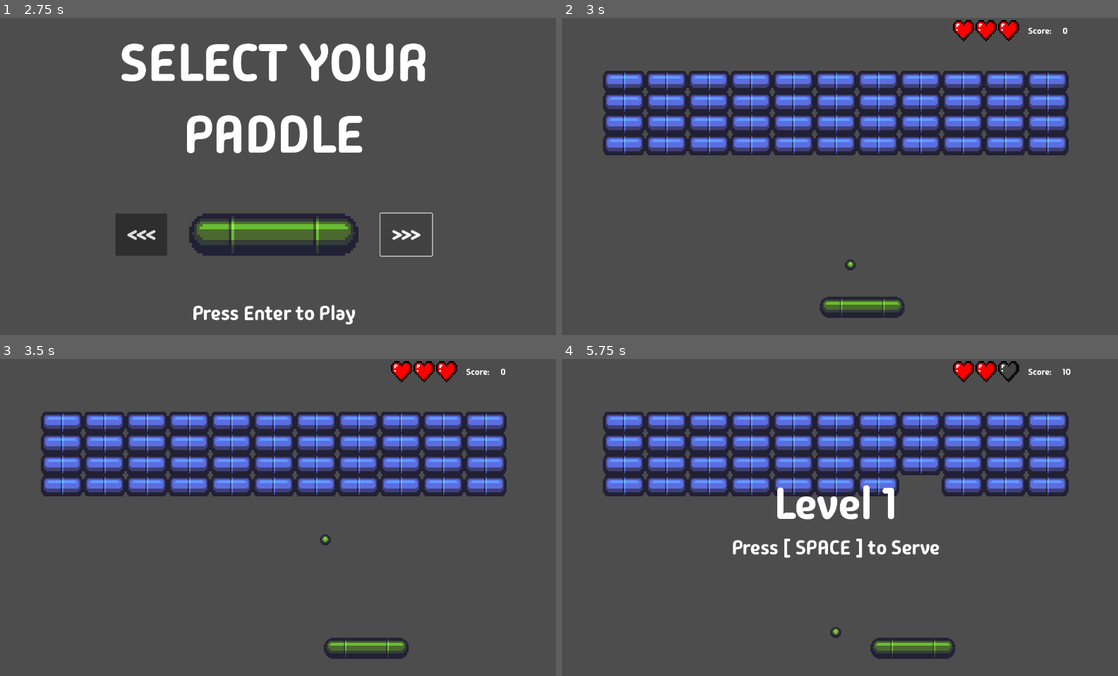
Above: before the commit, frames 1-4 (two rows, left to right).
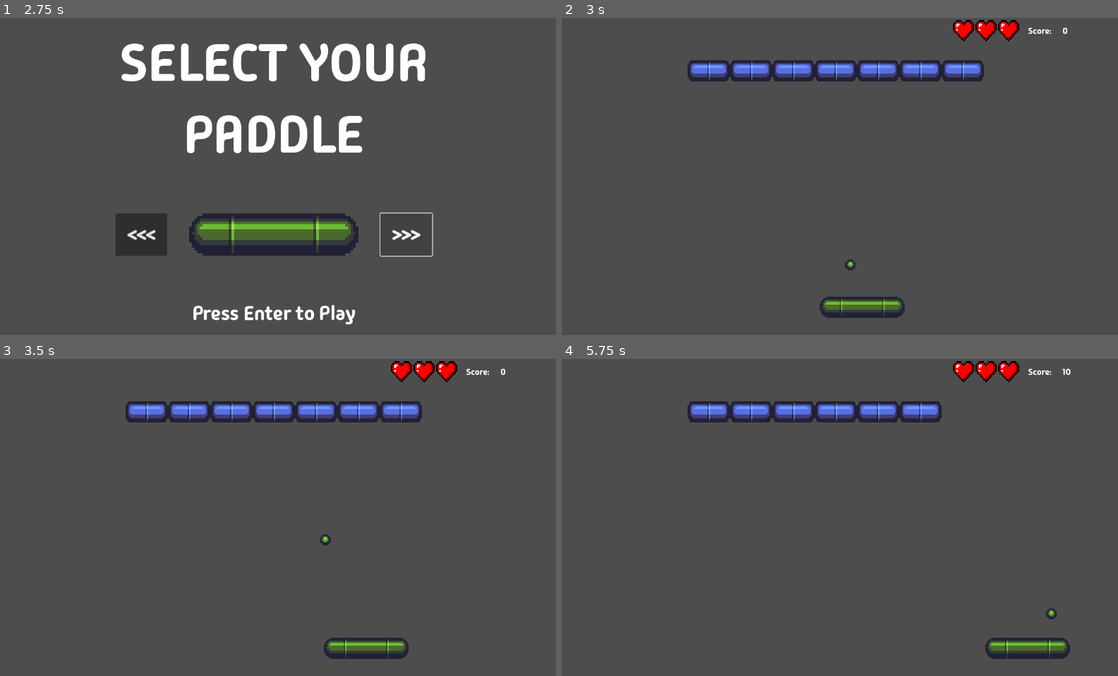
Above: after the commit, the same moments.

Repository: lazaromenezes/edx-games50
Game: Godot game, scene res://scenes/title_screen/title_screen.tscn
Two runs of this game, one before a commit and one after it. Both use one fixed random seed, a clock stepped at 60 frames per second and the inputs below.
Inputs:
- Up to frame 1 (2.75 s): click "START" at 0.5 s; click "<<<" at 1.25 s; click ">>>" at 2 s
- Up to frame 2 (3 s): tap Enter (ui_accept) at 2.75 s; hold Right (move_right) from 2.78 s (still down); hold Space (serve) from 2.78 s (still down)
- Up to frame 3 (3.5 s): keep holding Right (move_right); keep holding Space (serve); tap Enter (ui_accept) at 3.02 s
- Up to frame 4 (5.75 s): release Right (move_right) at 3.53 s; release Space (serve) at 3.53 s; hold Left (move_left) 3.53-4.28 s; tap Space (serve) at 3.6, 5.1 s; tap Enter (ui_accept) at 3.77, 5.27 s; hold Space (serve) 4.28-5.03 s; hold Right (move_right) from 4.28 s (still down)

Frame 1 is identical in both runs. In frame 2, 23% of the frame differs, in the area x 7-92%, y 13-44%; in frame 3, 23%; in frame 4, 26%, in the area x 7-92%, y 1-95%.

Commit message:
Make main gameplay

Diff:
--- a/brick_off/scenes/brick/brick.gd
+++ b/brick_off/scenes/brick/brick.gd
@@ -1,6 +1,7 @@
 extends StaticBody2D
+class_name Brick
 
-signal hit(points: int)
+signal hit(brick: Brick)
 
 var size: Vector2
 var points: int = 10
@@ -15,5 +16,4 @@
 	position.y = (-grid_size.y + row) * size.y + size.y / 2
 
 func _on_area_2d_body_entered(_body: Node2D) -> void:
-	hit.emit(points)
-	call_deferred("queue_free")
+	hit.emit(self)
--- a/brick_off/scenes/game/game.gd
+++ b/brick_off/scenes/game/game.gd
@@ -33,7 +33,7 @@
 
 func _next_level():
 	_current_level += 1
-	$BrickArea.spawn_bricks()
+	$Level.spawn_bricks()
 	_to_serve()
 
 func _set_paddle_initial_position(screen_size: Vector2):
@@ -68,6 +68,9 @@
 func _update_score():
 	%Score.text = str(_score)
 
-func _on_brick_area_scored(points: int) -> void:
+func _on_level_scored(points: int) -> void:
 	_score += points
 	_update_score()
+
+func _on_level_cleared() -> void:
+	call_deferred("_next_level")
--- a/brick_off/scenes/game/game.tscn
+++ b/brick_off/scenes/game/game.tscn
@@ -1,10 +1,10 @@
-[gd_scene load_steps=14 format=3 uid="uid://b5y8k8fa6p0da"]
+[gd_scene load_steps=13 format=3 uid="uid://b5y8k8fa6p0da"]
 
 [ext_resource type="Script" path="res://scenes/game/game.gd" id="1_om1mc"]
 [ext_resource type="PackedScene" uid="uid://dtfitu5new3yh" path="res://scenes/paddle/paddle.tscn" id="2_tbegc"]
 [ext_resource type="PackedScene" uid="uid://dfudn4jbseg8b" path="res://scenes/ball/ball.tscn" id="3_lq3dq"]
 [ext_resource type="Theme" uid="uid://c0j68svnqomy8" path="res://resources/main_theme.tres" id="4_ellya"]
-[ext_resource type="Script" path="res://scenes/game/brick_spawner.gd" id="4_ky03s"]
+[ext_resource type="Script" path="res://scenes/game/level.gd" id="4_ky03s"]
 [ext_resource type="Texture2D" uid="uid://rxpul5ek7pfq" path="res://assets/hearts/heart_48x48.png" id="5_74f5x"]
 
 [sub_resource type="RectangleShape2D" id="RectangleShape2D_76k24"]
@@ -18,9 +18,6 @@
 
 [sub_resource type="RectangleShape2D" id="RectangleShape2D_s654b"]
 size = Vector2(1280, 1)
-
-[sub_resource type="PlaceholderTexture2D" id="PlaceholderTexture2D_cjpx8"]
-size = Vector2(1248, 240)
 
 [sub_resource type="AtlasTexture" id="AtlasTexture_cfgx8"]
 atlas = ExtResource("5_74f5x")
@@ -75,12 +72,8 @@
 [node name="CollisionShape2D" type="CollisionShape2D" parent="Walls/Bottom"]
 shape = SubResource("RectangleShape2D_s654b")
 
-[node name="BrickArea" type="Node2D" parent="."]
+[node name="Level" type="Node2D" parent="."]
 script = ExtResource("4_ky03s")
-
-[node name="Sprite2D" type="Sprite2D" parent="BrickArea"]
-visible = false
-texture = SubResource("PlaceholderTexture2D_cjpx8")
 
 [node name="UILayer" type="CanvasLayer" parent="."]
 
@@ -157,4 +150,5 @@
 vertical_alignment = 1
 
 [connection signal="body_exited" from="Walls/Bottom" to="." method="_on_bottom_body_exited"]
-[connection signal="scored" from="BrickArea" to="." method="_on_brick_area_scored"]
+[connection signal="cleared" from="Level" to="." method="_on_level_cleared"]
+[connection signal="scored" from="Level" to="." method="_on_level_scored"]
--- a/brick_off/scenes/game/brick_spawner.gd
+++ b/brick_off/scenes/game/level.gd
@@ -1,9 +1,10 @@
 extends Node2D
 
 signal scored(points: int)
+signal cleared()
 
-const MAX_ROWS: int = 5
-const MAX_COLS: int = 13
+const MAX_ROWS: int = 1
+const MAX_COLS: int = 3
 const MIN_COLS: int = 7
 
 const MARGIN_TOP: int = 96
@@ -35,8 +36,14 @@
 func _add_brick(grid_size: Vector2, row: int, column: int):
 	var brick = _brickScene.instantiate()
 	brick.hit.connect(_on_brick_hit)
+	brick.tree_exited.connect(_check_clearence)
 	add_child(brick)
 	brick.place(grid_size, row, column)
 
-func _on_brick_hit(points: int):
-	scored.emit(points)
+func _on_brick_hit(brick: Brick):
+	scored.emit(brick.points)
+	brick.queue_free()
+
+func _check_clearence() -> void:
+	if get_child_count() == 0:
+		cleared.emit()
